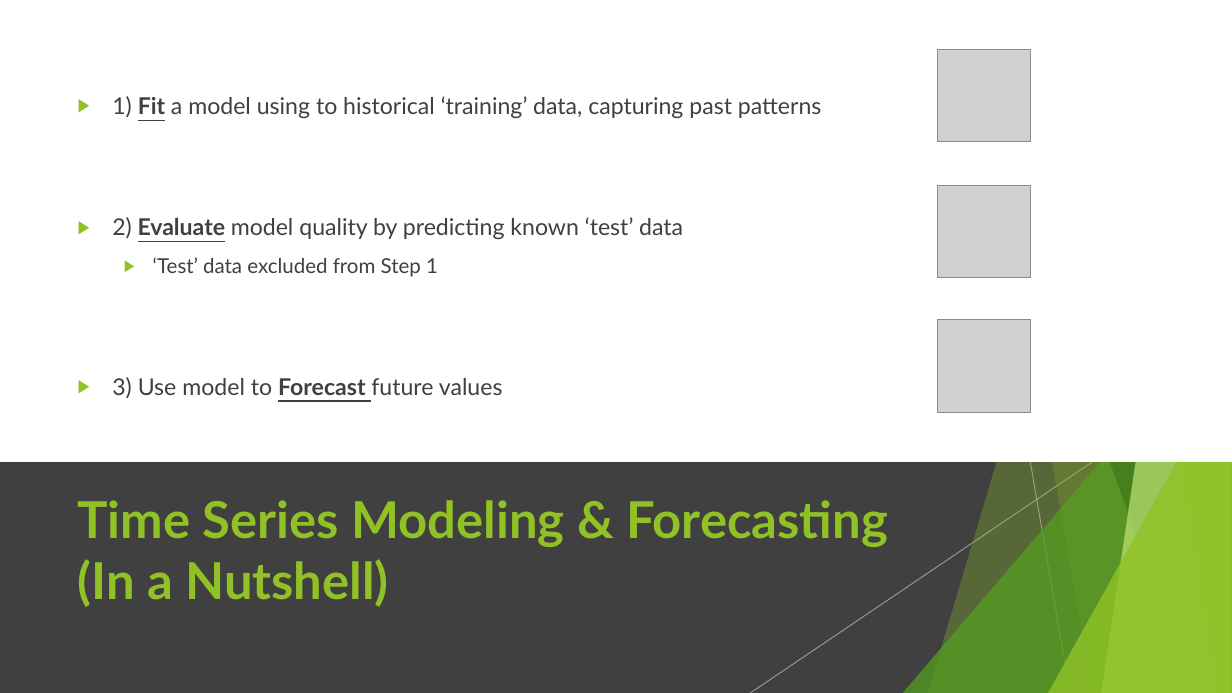
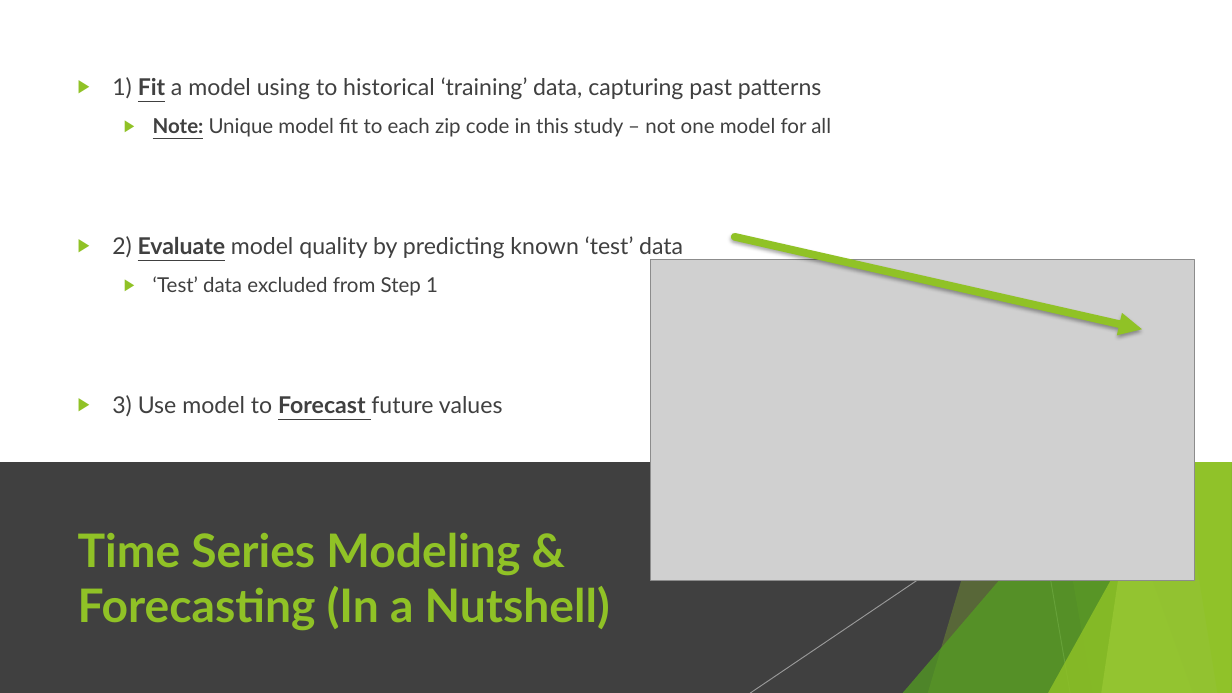
Before and after one commit to douglaspsteen/dsc-mod-4-project-online-ds-ft-100719, a slide deck: slide 3 of steen_mod4_pres.pptx. Drawn at 1232x693 pixels with LibreOffice and Linux fonts; fonts in the diff are those of the drawing; grey boxes stand for pictures. Boxes give left, top, right and bottom in pixels: in the first picture for what was removed or moved away, otherwise in the second. Text is boxed around its words. In the diff, an @@ line names an element or a change of style, - is before the commit and + after.

```diff
--- a/steen_mod4_pres.pptx
+++ b/steen_mod4_pres.pptx
@@ picture removed at [938, 50, 1031, 142] @@
@@ text at [153, 118, 831, 137]: paragraph added @@
+  ▶ Note: Unique model fit to each zip code in this study – not one model for all
@@ picture removed at [938, 186, 1031, 278] @@
@@ arrow added from (735, 237) to (1142, 329), #90C226 6 pt @@
@@ picture added at [651, 260, 1194, 580] @@
@@ picture removed at [938, 320, 1031, 412] @@
@@ title "Time Series Modeling & Forecasting ..." at [78, 533, 610, 630]: size 39.6 to 36 pt @@
```
Also in this commit, not shown: 2 other slides changed, 2 slides added, 2 other files.
